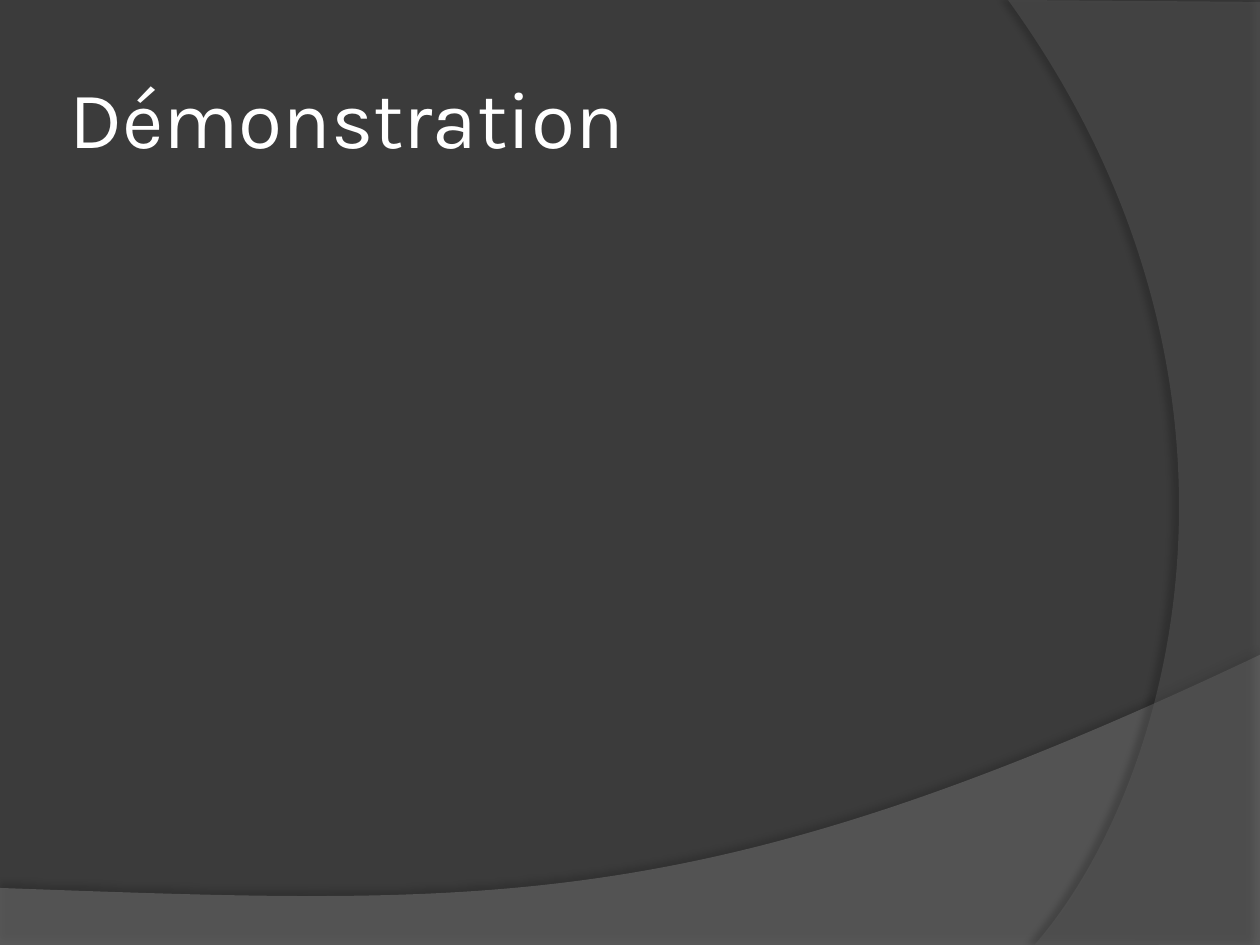
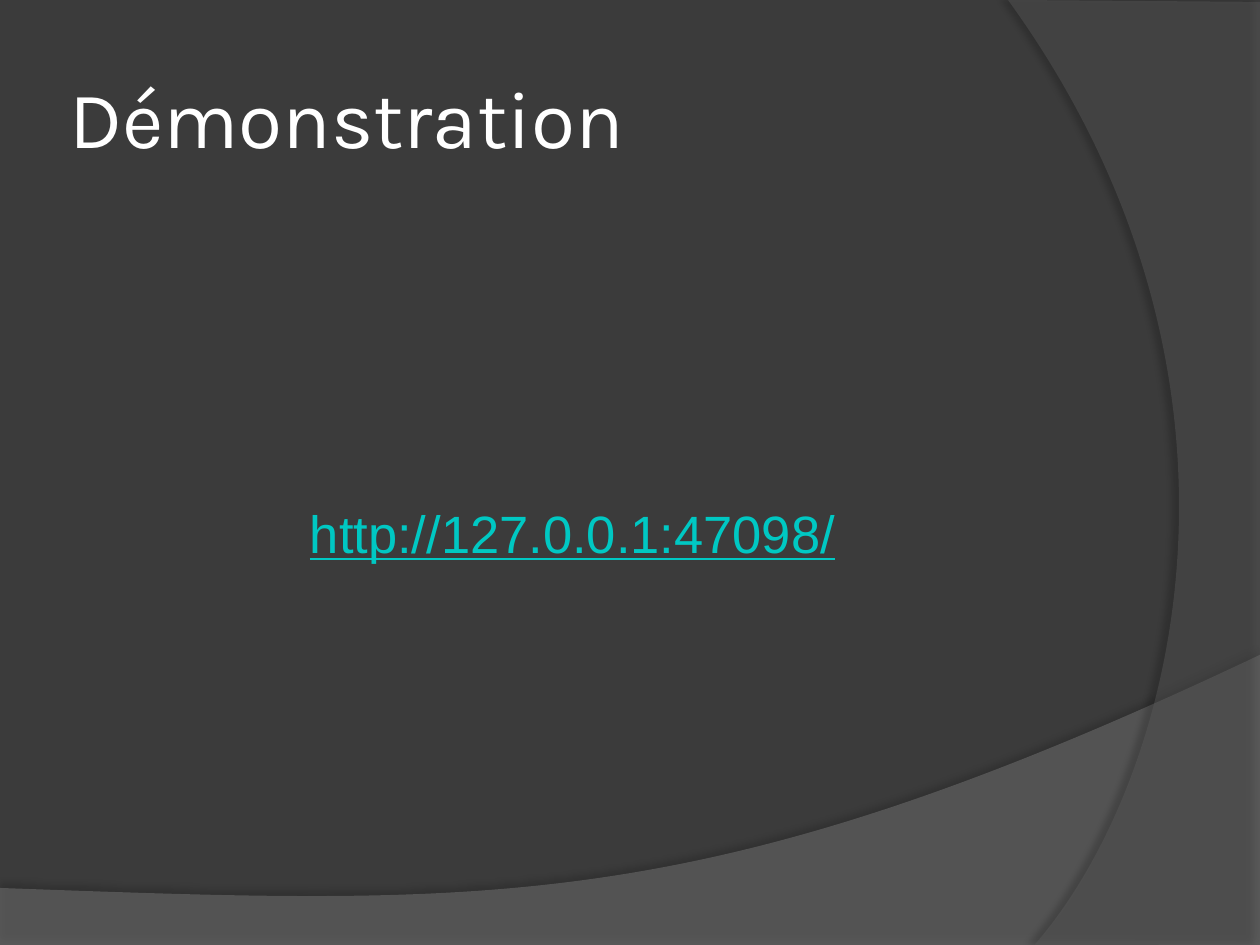
Before and after one commit to udovisdevoh/newtonerp, a slide deck: slide 10 of NewtonERP/Documentation/BeeERP_presentation.pptx. Drawn at 1260x945 pixels with LibreOffice and Linux fonts; fonts in the diff are those of the drawing. Boxes give left, top, right and bottom in pixels: in the first picture for what was removed or moved away, otherwise in the second. Text is boxed around its words. In the diff, an @@ line names an element or a change of style, - is before the commit and + after.

```diff
--- a/NewtonERP/Documentation/BeeERP_presentation.pptx
+++ b/NewtonERP/Documentation/BeeERP_presentation.pptx
@@ text added at [310,515,835,564], 30 pt, text #00C8C3, underline @@
+http://127.0.0.1:47098/
```
Also in this commit, not shown: 8 other slides changed.
